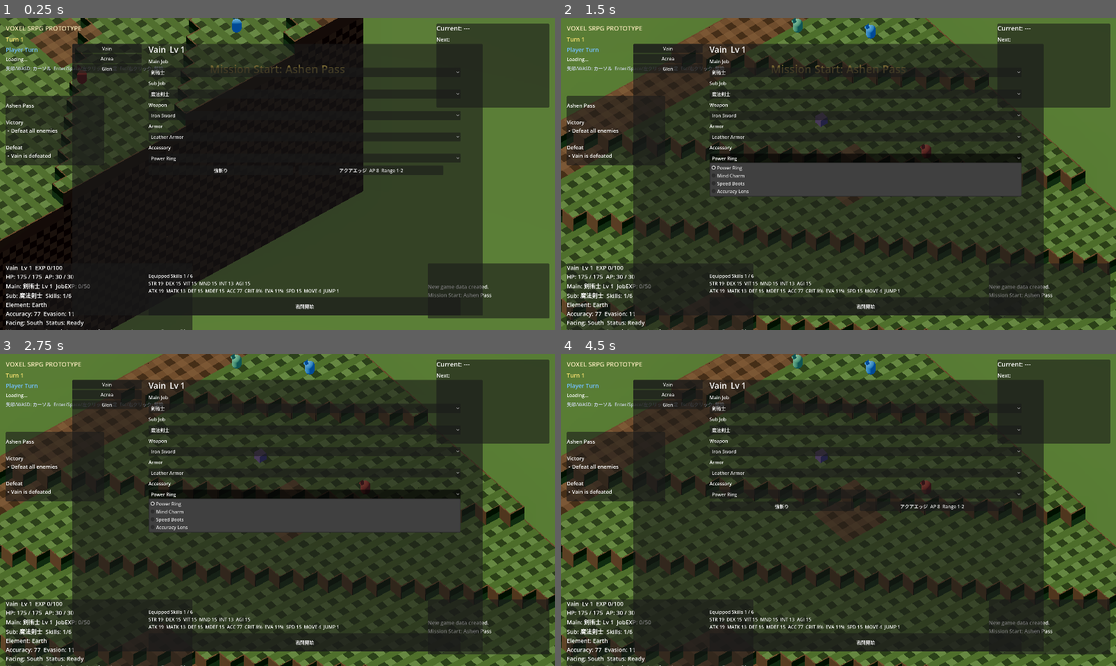
Above: before the commit, frames 1-4 (two rows, left to right).
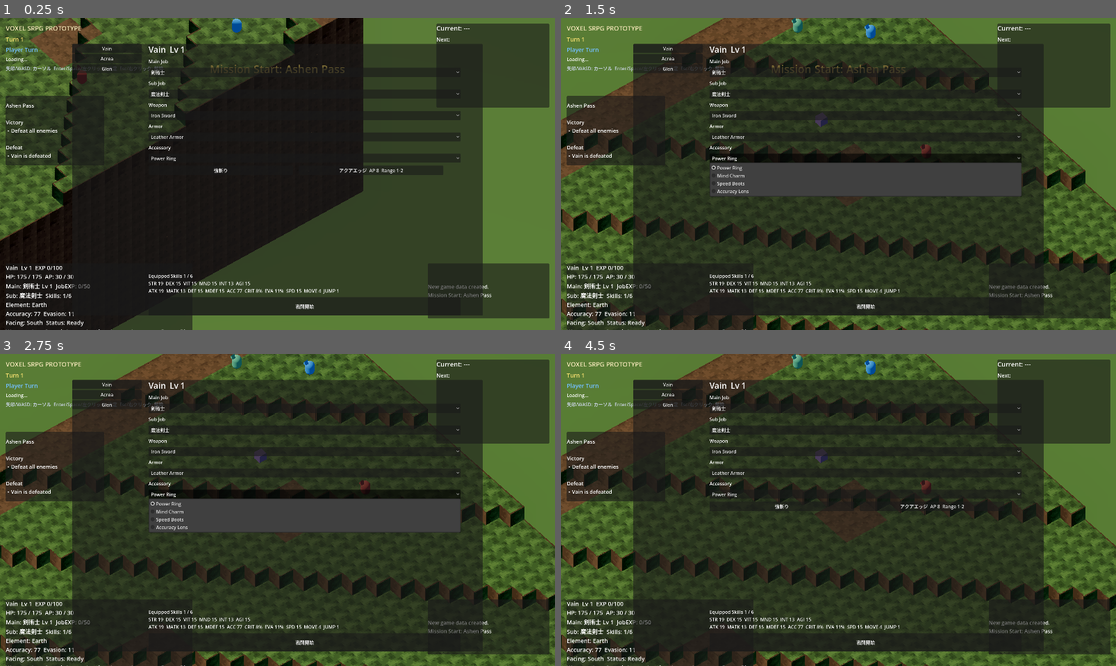
Above: after the commit, the same moments.

Repository: nomtan/srpg-test2
Game: Godot game, scene res://Main.tscn
Two runs of this game, one before a commit and one after it. Both use one fixed random seed, a clock stepped at 60 frames per second and the inputs below.
Inputs (mouse positions are in pixels of both pictures, inside the frame that each line leads up to):
- Up to frame 1 (0.25 s): no input
- Up to frame 2 (1.5 s): tap Enter (ui_accept) at 0.5, 0.77, 1.25 s; move the mouse to (960, 158) at 0.52 s; hold Right (ui_right) 0.53-1.25 s; tap Q at 0.6 s; click (960, 158) at 0.67 s; drag from (727, 189) to (810, 236) at 1.27 s
- Up to frame 3 (2.75 s): tap Enter (ui_accept) at 2 s; move the mouse to (333, 441) at 2.02 s; hold Right (ui_right) from 2.03 s (still down); tap Q at 2.1 s
- Up to frame 4 (4.5 s): release Right (ui_right) at 2.75 s; tap Enter (ui_accept) at 2.75, 3.5, 3.77, 4.25 s; drag from (810, 572) to (672, 463) at 2.77 s; move the mouse to (1005, 556) at 3.52 s; hold Left (ui_left) 3.53-4.25 s; tap Q at 3.6 s; drag from (672, 463) to (755, 432) at 4.27 s

The runs differ from the first frame. In frame 1, 3.4% of the frame differs, in the area x 0-66%, y 0-79%; in frame 2, 6.0%; in frame 3, 6.0%; in frame 4, 6.0%, in the area x 0-100%, y 0-100%.

Commit message:
[mod] phase16-step3の修正

Diff:
--- a/assets/terrain/materials/lava.gdshader
+++ b/assets/terrain/materials/lava.gdshader
@@ -1,7 +1,7 @@
 shader_type spatial;
 render_mode cull_back, diffuse_lambert, specular_disabled;
 
-uniform sampler2D lava_texture : source_color, filter_nearest;
+uniform sampler2D lava_texture : source_color, filter_nearest_mipmap;
 uniform float scroll_speed : hint_range(0.0, 1.0) = 0.015;
 uniform float emission_strength : hint_range(0.0, 4.0) = 2.0;
 
--- a/assets/terrain/materials/water.gdshader
+++ b/assets/terrain/materials/water.gdshader
@@ -1,7 +1,7 @@
 shader_type spatial;
 render_mode blend_mix, cull_back, diffuse_lambert, specular_disabled;
 
-uniform sampler2D water_texture : source_color, filter_nearest;
+uniform sampler2D water_texture : source_color, filter_nearest_mipmap;
 uniform float scroll_speed_a : hint_range(0.0, 1.0) = 0.03;
 uniform float scroll_speed_b : hint_range(0.0, 1.0) = 0.05;
 uniform float distortion : hint_range(0.0, 0.1) = 0.015;
--- a/scripts/map/voxel_map.gd
+++ b/scripts/map/voxel_map.gd
@@ -75,10 +75,29 @@
 func _instantiate(scene: PackedScene) -> Node3D:
 	if not scene: return null
 	var instance := scene.instantiate()
-	if instance is Node3D: return instance
+	if instance is Node3D:
+		_apply_nearest_mipmap_filter(instance)
+		return instance
 	instance.free()
 	push_warning("MapVisualTheme scenes must have a Node3D root")
 	return null
+
+func _apply_nearest_mipmap_filter(node: Node3D) -> void:
+	# Production terrain textures are 32x32 Nearest-filtered pixel art. Without
+	# mipmaps, minifying them at normal gameplay camera distance aliases into
+	# moire/checkerboard noise; NEAREST_WITH_MIPMAPS keeps the crisp look up
+	# close while smoothing correctly at a distance.
+	if node is MeshInstance3D:
+		var mesh_instance := node as MeshInstance3D
+		var mesh := mesh_instance.mesh
+		if mesh:
+			for surface in mesh.get_surface_count():
+				var material := mesh_instance.get_active_material(surface)
+				if material is BaseMaterial3D:
+					material.texture_filter = BaseMaterial3D.TEXTURE_FILTER_NEAREST_WITH_MIPMAPS
+	for child in node.get_children():
+		if child is Node3D:
+			_apply_nearest_mipmap_filter(child)
 
 func _create_fallback_top(grid_pos: Vector2i, cell: MapCellVisualData) -> void:
 	var part := MeshInstance3D.new()
Binary file changed: assets/terrain/terrain_cliff_side_01.glb
Binary file changed: assets/terrain/terrain_cliff_side_01_terrain_cliff_side_01.png
Not shown, changed: assets/terrain/terrain_cliff_side_01_terrain_cliff_side_01.png.import
Binary file changed: assets/terrain/terrain_cliff_side_top_01.glb
Binary file changed: assets/terrain/terrain_cliff_side_top_01_terrain_cliff_side_top_01.png
Not shown, changed: assets/terrain/terrain_cliff_side_top_01_terrain_cliff_side_top_01.png.import
Binary file changed: assets/terrain/terrain_cliff_stone_01.glb
Binary file changed: assets/terrain/terrain_cliff_stone_01_terrain_cliff_stone_01.png
Not shown, changed: assets/terrain/terrain_cliff_stone_01_terrain_cliff_stone_01.png.import
Binary file changed: assets/terrain/terrain_dirt_top_01.glb
Binary file changed: assets/terrain/terrain_dirt_top_01_terrain_dirt_top_01.png
Not shown, changed: assets/terrain/terrain_dirt_top_01_terrain_dirt_top_01.png.import
(and 19 more such lines)
